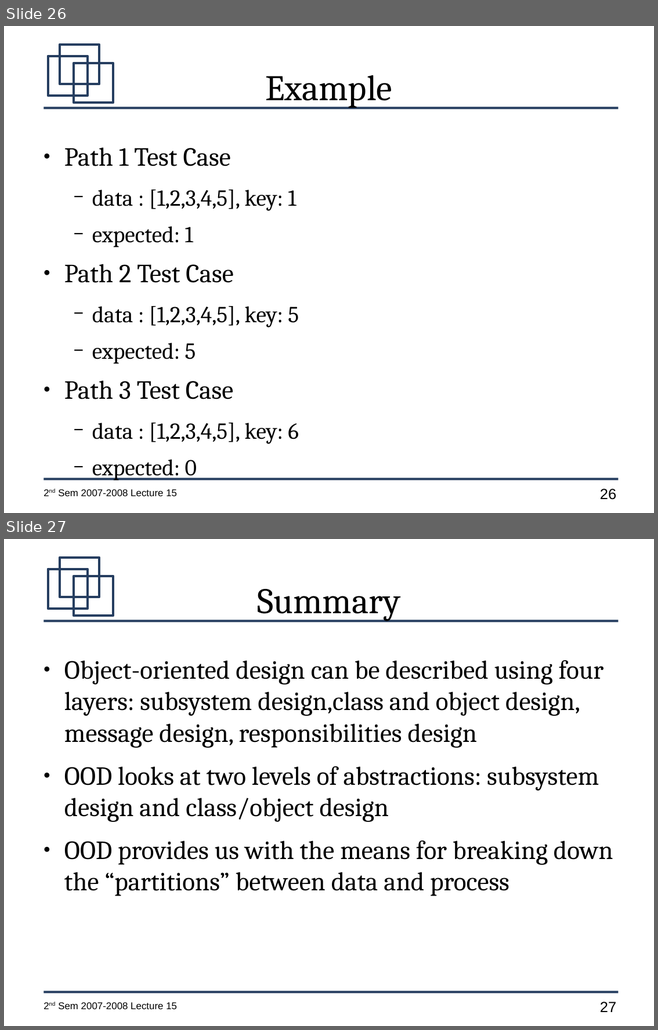
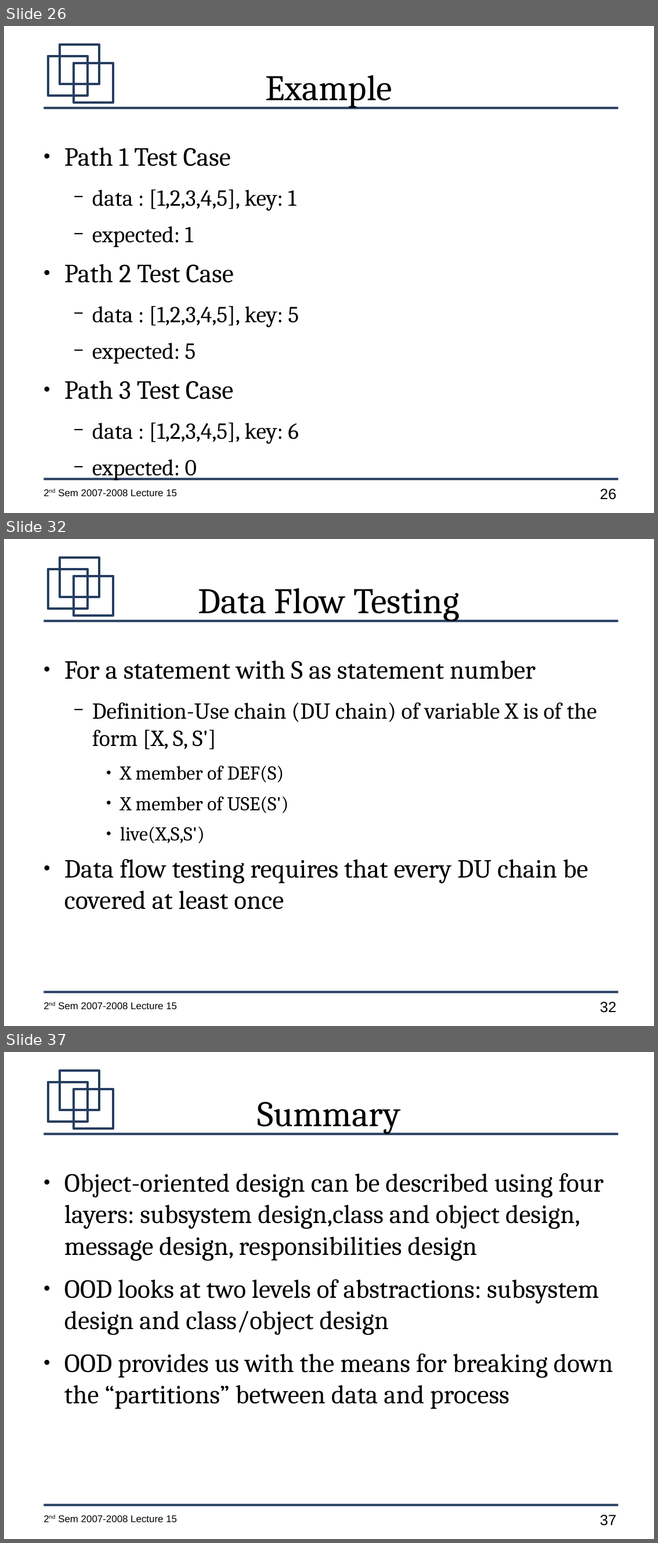
Before and after one commit to jachermocilla/jach-homepage, a slide deck: CMSC128-2nd-Sem-2007-L15.odp. Shown one above the other, each under a label of ours: slides 26 and 27 before the commit, slides 26, 32 and 37 after it; the slides between them are not shown. The pictures are 658x1030 and 658x1543 pixels, drawn with LibreOffice and Linux fonts; fonts in the diff are those of the drawing. Boxes give left, top, right and bottom in pixels: in the first picture for what was removed or moved away, otherwise in the second. Text is boxed around its words. In the diff, an @@ line names an element or a change of style, - is before the commit and + after.

```diff
--- a/CMSC128-2nd-Sem-2007-L15.odp
+++ b/CMSC128-2nd-Sem-2007-L15.odp
@@ slide 32 added at (4, 539, 654, 1026), background #FFFFFF; not listed: 7 template elements that a slide beside it also shows @@
@@ title added at (198, 588, 459, 621), 44 pt, text #000000 @@
+Data Flow Testing
@@ text added at (64, 660, 597, 910), 32 pt, text #000000 @@
+● For a statement with S as statement number
+  − Definition-Use chain (DU chain) of variable X is of the form [X, S, S']
+    ● X member of DEF(S)
+    ● X member of USE(S')
+    ● live(X,S,S')
+● Data flow testing requires that every DU chain be covered at least once
@@ what was slide 27 is now slide 37 @@
@@ page number at (600, 1515, 616, 1526): text changed @@
-27
+37
```
Also in this commit, not shown: 9 other slides added.
